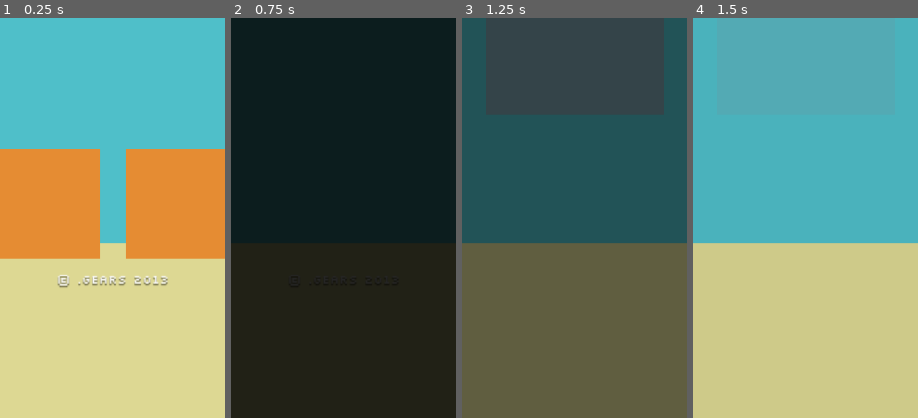
Above: before the commit, frames 1-4 (left to right).
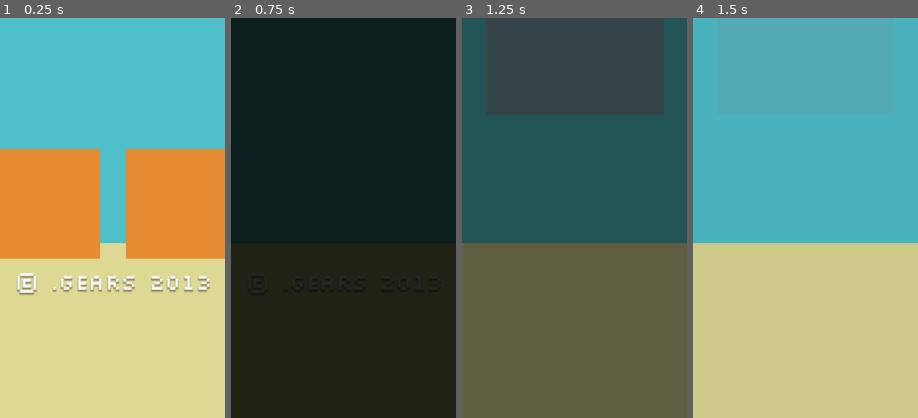
Above: after the commit, the same moments.

Repository: TH-MS/flappy-bird-arm64
Game: Godot game, scene res://Main.tscn
Same seed, same stepped clock (60 frames per second), same inputs: the game is played once before the commit and once after it.
Inputs (mouse positions are % of the whole screen's width and height, from its top left):
- Up to frame 1 (0.25 s): no input
- Up to frame 2 (0.75 s): tap Enter at 0.5, 0.6 s; move the mouse to (72, 45) at 0.52 s; hold Up from 0.53 s (still down); click (72, 45) at 0.67 s
- Up to frame 3 (1.25 s): keep holding Up; tap Space at 0.77, 1.07 s
- Up to frame 4 (1.5 s): release Up at 1.25 s; drag from (30, 55) to (45, 70) at 1.27 s
The pictures show only the part of the screen within x 25-75%, y 50-100%; the shares and areas given below are measured in that part.

The runs differ from the first frame. In frame 1, 2.0% of the frame differs, in the area x 7-94%, y 63-70%; in frame 2, less than 0.1%; in frame 3, nothing differs; in frame 4, nothing differs.

Commit message:
Options panel: consistent layout, soft low-res text, bigger copyright
Co-Authored-By: Claude Sonnet 5.5 <noreply@anthropic.com>
Claude-Session: https://claude.ai/code/session_01U6vnG6g8ukcKD7D9CY3B1X

Diff:
--- a/scripts/Main.gd
+++ b/scripts/Main.gd
@@ -547,11 +547,11 @@
 	_title = _spr("title", ui, Vector2((Config.GAME_W - 178) * 0.5, 150))
 	_copyright = Label.new()                      # real text (Silkscreen) instead of the low-res sprite
 	_copyright.text = "\u00a9 .GEARS 2013"
-	_copyright.position = Vector2(0, 417)
-	_copyright.size = Vector2(Config.GAME_W, 14)
+	_copyright.position = Vector2(0, 415)
+	_copyright.size = Vector2(Config.GAME_W, 20)
 	_copyright.horizontal_alignment = HORIZONTAL_ALIGNMENT_CENTER
 	_copyright.add_theme_font_override("font", Options.make_font())
-	_copyright.add_theme_font_size_override("font_size", 8)
+	_copyright.add_theme_font_size_override("font_size", 14)
 	_copyright.add_theme_color_override("font_color", Color(250.0 / 255.0, 250.0 / 255.0, 250.0 / 255.0))
 	_copyright.add_theme_color_override("font_shadow_color", Color(0, 0, 0, 0.35))
 	_copyright.add_theme_constant_override("shadow_offset_x", 0)
--- a/scripts/Options.gd
+++ b/scripts/Options.gd
@@ -13,14 +13,20 @@
 
 const FONT_PATH := "res://assets/fonts/Silkscreen-Regular.ttf"
 const PANEL_W := 238.0
-const PANEL_H := 176.0
+const PANEL_H := 168.0
 const BROWN := Color(85.0 / 255.0, 48.0 / 255.0, 0.0)
 const LABEL := Color(252.0 / 255.0, 120.0 / 255.0, 88.0 / 255.0)    # salmon used by the original panel labels
 const BORDER := Color(84.0 / 255.0, 56.0 / 255.0, 71.0 / 255.0)
-const TRACK_X0 := 24.0
-const TRACK_X1 := 214.0
-const TRACK_Y := 84.0
-const FPS_BTN := Rect2(138.0, 104.0, 76.0, 28.0)
+const MARGIN := 24.0                  # left/right inner margin of the panel
+const CTRL_X0 := 112.0                # controls column (slider, button) x range
+const CTRL_X1 := 214.0
+const ROW1_Y := 60.0                  # vertical centre of the HEIGHT row
+const ROW2_Y := 94.0                  # vertical centre of the FRAMES row
+const TRACK_X0 := CTRL_X0
+const TRACK_X1 := CTRL_X1
+const TRACK_Y := ROW1_Y
+const FPS_BTN := Rect2(CTRL_X0, ROW2_Y - 14.0, CTRL_X1 - CTRL_X0, 28.0)
+const OK_Y := 116.0
 
 var frac := 0.0
 var cap60 := false
@@ -34,7 +40,7 @@
 var _knob: Node2D
 var _fps_text: Label
 var _hint: Label
-var _hint_r: Label
+var _groove: Node2D
 var _open := false
 var _drag := false
 var _pressed_fps := false
@@ -130,21 +136,39 @@
 		_bar(_btn, Rect2(9, y, 16, 3), Color.WHITE)
 
 
-func _label(text: String, size: int, col: Color, pos: Vector2, w: float, align: int, outline: bool = false) -> Label:
+## Text drawn at 1x into a tiny viewport and shown as a sprite, so it is upscaled with the same
+## soft filtering as the original button art (the "OK" button) instead of being razor sharp.
+func _text(parent: Node, text: String, size: int, col: Color, rect: Rect2, align: int, shadow: Color = Color(0, 0, 0, 0)) -> Label:
+	var vp := SubViewport.new()
+	vp.size = Vector2i(rect.size)
+	vp.transparent_bg = true
+	vp.gui_disable_input = true
+	vp.render_target_update_mode = SubViewport.UPDATE_ONCE
+	add_child(vp)
 	var l := Label.new()
 	l.text = text
-	l.position = pos
-	l.size = Vector2(w, size + 4.0)
+	l.size = rect.size
 	l.horizontal_alignment = align as HorizontalAlignment
+	l.vertical_alignment = VERTICAL_ALIGNMENT_CENTER
 	l.add_theme_font_override("font", _font)
 	l.add_theme_font_size_override("font_size", size)
 	l.add_theme_color_override("font_color", col)
-	if outline:
-		l.add_theme_color_override("font_outline_color", BROWN)
-		l.add_theme_constant_override("outline_size", 4)
-	l.mouse_filter = Control.MOUSE_FILTER_IGNORE
-	_panel.add_child(l)
+	if shadow.a > 0.0:
+		l.add_theme_color_override("font_shadow_color", shadow)
+		l.add_theme_constant_override("shadow_offset_x", 0)
+		l.add_theme_constant_override("shadow_offset_y", maxi(size / 8, 1))
+	vp.add_child(l)
+	var sp := Sprite2D.new()
+	sp.centered = false
+	sp.texture = vp.get_texture()
+	sp.position = rect.position
+	parent.add_child(sp)
 	return l
+
+
+func _set_text(l: Label, text: String) -> void:
+	l.text = text
+	(l.get_parent() as SubViewport).render_target_update_mode = SubViewport.UPDATE_ONCE
 
 
 func _build_panel() -> void:
@@ -154,49 +178,44 @@
 	_slice(_panel, "score_panel", Rect2i(0, 14, 238, 1), Vector2(0, 18), Vector2(1.0, PANEL_H - 18.0 - 34.0))
 	_slice(_panel, "score_panel", Rect2i(0, 92, 238, 34), Vector2(0, PANEL_H - 34.0))
 
-	_label("OPTIONS", 16, LABEL, Vector2(0, 18), PANEL_W, HORIZONTAL_ALIGNMENT_CENTER)
-	_label("HEIGHT", 16, LABEL, Vector2(TRACK_X0, 46), 120.0, HORIZONTAL_ALIGNMENT_LEFT)
-	# slider groove
-	_bar(_panel, Rect2(TRACK_X0, TRACK_Y - 2.0, TRACK_X1 - TRACK_X0, 8), BROWN)
-	_bar(_panel, Rect2(TRACK_X0 + 2.0, TRACK_Y, TRACK_X1 - TRACK_X0 - 4.0, 4), Color(1, 1, 1))
+	_text(_panel, "OPTIONS", 16, LABEL, Rect2(0, 14, PANEL_W, 28), HORIZONTAL_ALIGNMENT_CENTER)
+	_text(_panel, "HEIGHT", 16, LABEL, Rect2(MARGIN, ROW1_Y - 14.0, CTRL_X0 - MARGIN, 28), HORIZONTAL_ALIGNMENT_LEFT)
+	_text(_panel, "FRAMES", 16, LABEL, Rect2(MARGIN, ROW2_Y - 14.0, CTRL_X0 - MARGIN, 28), HORIZONTAL_ALIGNMENT_LEFT)
+	# slider groove: dark border + white inner, same palette as the buttons
+	_groove = Node2D.new()
+	_panel.add_child(_groove)
+	_bar(_groove, Rect2(TRACK_X0, TRACK_Y - 4.0, TRACK_X1 - TRACK_X0, 8), BROWN)
+	_bar(_groove, Rect2(TRACK_X0 + 2.0, TRACK_Y - 2.0, TRACK_X1 - TRACK_X0 - 4.0, 4), Color.WHITE)
 	_knob = Node2D.new()
 	_panel.add_child(_knob)
 	_orange(_knob, 20.0)
-	_knob.position = Vector2(0, TRACK_Y - 12.0)
-	_hint = _label("", 8, BORDER, Vector2(TRACK_X0, 96), TRACK_X1 - TRACK_X0, HORIZONTAL_ALIGNMENT_LEFT)
-	_hint_r = _label("", 8, BORDER, Vector2(TRACK_X0, 96), TRACK_X1 - TRACK_X0, HORIZONTAL_ALIGNMENT_RIGHT)
-
-	_label("FRAMES", 16, LABEL, Vector2(TRACK_X0, 106), 110.0, HORIZONTAL_ALIGNMENT_LEFT)
+	_knob.position = Vector2(0, ROW1_Y - 14.0)
+	_hint = _text(_panel, "", 8, BORDER, Rect2(MARGIN, 38, CTRL_X1 - MARGIN, 10), HORIZONTAL_ALIGNMENT_RIGHT)
+
 	var fb := Node2D.new()
 	fb.position = FPS_BTN.position
 	_panel.add_child(fb)
 	_orange(fb, FPS_BTN.size.x)
-	_fps_text = Label.new()
-	_fps_text.position = Vector2(0, 5)
-	_fps_text.size = Vector2(FPS_BTN.size.x, 20)
-	_fps_text.horizontal_alignment = HORIZONTAL_ALIGNMENT_CENTER
-	_fps_text.add_theme_font_override("font", _font)
-	_fps_text.add_theme_font_size_override("font_size", 16)
-	_fps_text.add_theme_color_override("font_color", Color.WHITE)
-	_fps_text.add_theme_color_override("font_outline_color", BROWN)
-	_fps_text.add_theme_constant_override("outline_size", 4)
-	_fps_text.mouse_filter = Control.MOUSE_FILTER_IGNORE
-	fb.add_child(_fps_text)
+	_fps_text = _text(fb, "AUTO", 16, Color.WHITE, Rect2(0, 0, FPS_BTN.size.x, 28), HORIZONTAL_ALIGNMENT_CENTER, Color(191.0 / 255.0, 78.0 / 255.0, 0.0))
 
 	_ok = Sprite2D.new()
 	_ok.centered = false
 	_ok.texture = Atlas.tex("button_ok")
-	_ok.position = Vector2((PANEL_W - 80.0) * 0.5, PANEL_H - 40.0)
+	_ok.position = Vector2((PANEL_W - 80.0) * 0.5, OK_Y)
 	_panel.add_child(_ok)
 
 
 func _refresh() -> void:
 	var enabled := spare >= 1.0
-	_knob.position.x = TRACK_X0 + frac * (TRACK_X1 - TRACK_X0 - 20.0) + 0.0
+	_knob.position.x = TRACK_X0 + frac * (TRACK_X1 - TRACK_X0 - 20.0)
 	_knob.modulate = Color.WHITE if enabled else Color(1, 1, 1, 0.4)
-	_hint.text = "LOW" if enabled else "NO SPARE HEIGHT"
-	_hint_r.text = "HIGH" if enabled else ""
-	_fps_text.text = "60 MAX" if cap60 else "AUTO"
+	_groove.modulate = _knob.modulate
+	var hint := "" if enabled else "NO SPARE HEIGHT"
+	if _hint.text != hint:
+		_set_text(_hint, hint)
+	var t := "60 MAX" if cap60 else "AUTO"
+	if _fps_text.text != t:
+		_set_text(_fps_text, t)
 
 
 # ------------------------------------------------------------------ input
@@ -246,7 +265,7 @@
 	var q := p - _panel.position
 	_pressed_ok = false
 	_pressed_fps = false
-	if Rect2(TRACK_X0 - 14.0, TRACK_Y - 22.0, TRACK_X1 - TRACK_X0 + 28.0, 48.0).has_point(q) and spare >= 1.0:
+	if Rect2(TRACK_X0 - 14.0, ROW1_Y - 20.0, TRACK_X1 - TRACK_X0 + 28.0, 40.0).has_point(q) and spare >= 1.0:
 		_drag = true
 		_panel.modulate.a = 0.35                          # see-through while dragging so the result is visible
 		_set_from_x(q.x)
@@ -271,7 +290,7 @@
 			fps_changed.emit(cap60)
 	if _pressed_ok:
 		_pressed_ok = false
-		_ok.position.y = PANEL_H - 40.0
+		_ok.position.y = OK_Y
 		if Rect2(_ok.position, Vector2(80, 28)).grow(8.0).has_point(q):
 			close()
 	elif not Rect2(Vector2.ZERO, Vector2(PANEL_W, PANEL_H)).has_point(q) and not _pressed_fps and not was_drag:
